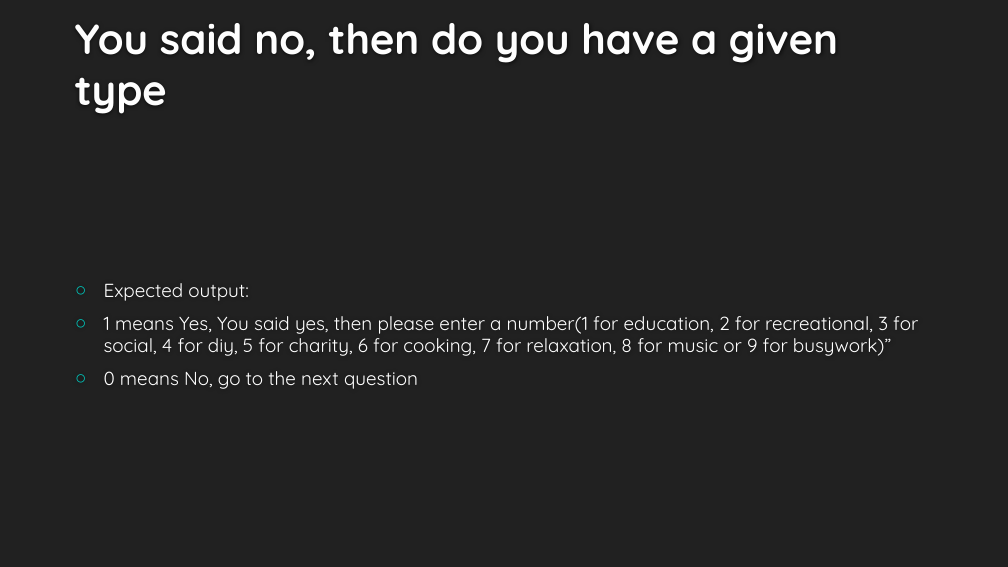
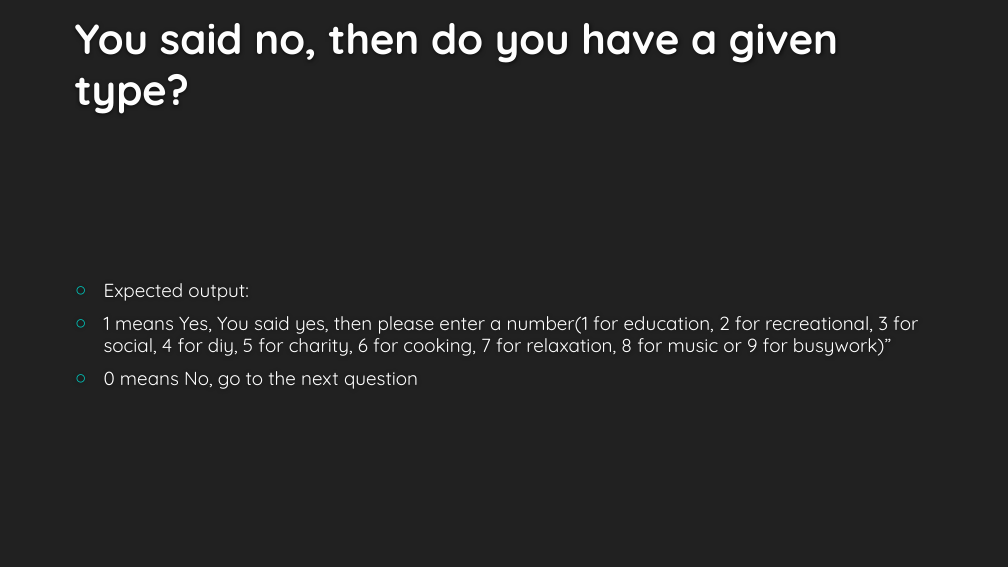
Before and after one commit to jipengda/codeBuffalo, a slide deck: slide 3 of bESTteam32.pptx. Drawn at 1008x567 pixels with LibreOffice and Linux fonts; fonts in the diff are those of the drawing; background and template pictures are left out. Boxes give left, top, right and bottom in pixels: in the first picture for what was removed or moved away, otherwise in the second. Text is boxed around its words. In the diff, an @@ line names an element or a change of style, - is before the commit and + after.

```diff
--- a/bESTteam32.pptx
+++ b/bESTteam32.pptx
@@ title at (75,23,838,114): text changed @@
-You said no, then do you have a given type
+You said no, then do you have a given type?
```
Also in this commit, not shown: 2 other slides changed, 1 slide added.
